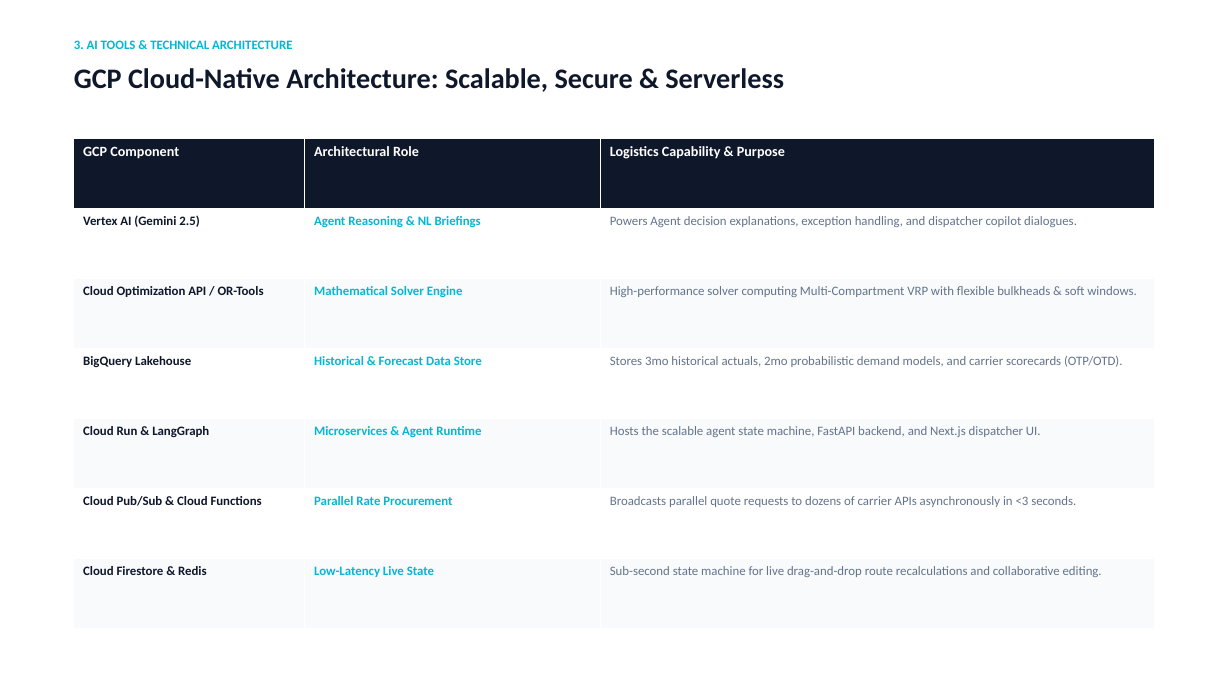
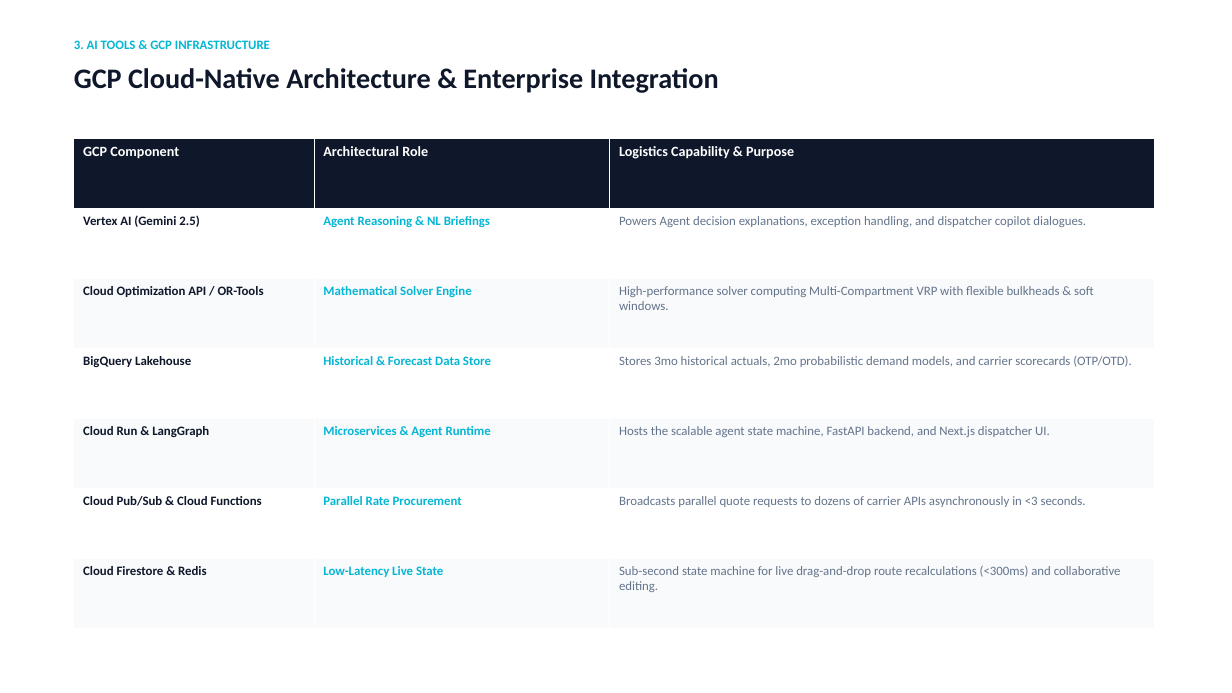
Before and after one commit to goyalpushkar/agentic-route-optimization, a slide deck: slide 6 of Wholesale_Grocery_Route_Optimization_Executive_Deck.pptx (slide 8 before the commit). Drawn at 1232x693 pixels with LibreOffice and Linux fonts; fonts in the diff are those of the drawing. Boxes give left, top, right and bottom in pixels: in the first picture for what was removed or moved away, otherwise in the second. Text is boxed around its words. In the diff, an @@ line names an element or a change of style, - is before the commit and + after.

```diff
--- a/Wholesale_Grocery_Route_Optimization_Executive_Deck.pptx
+++ b/Wholesale_Grocery_Route_Optimization_Executive_Deck.pptx
@@ text at box(74, 40, 270, 49): text changed @@
-3. AI TOOLS & TECHNICAL ARCHITECTURE
+3. AI TOOLS & GCP INFRASTRUCTURE
@@ text at box(74, 68, 719, 93): text changed @@
-GCP Cloud-Native Architecture: Scalable, Secure & Serverless
+GCP Cloud-Native Architecture & Enterprise Integration
@@ table at box(74, 139, 1155, 628) @@
-row 7, column 3: Sub-second state machine for live drag-and-drop route recalculations and collaborative editing.
+row 7, column 3: Sub-second state machine for live drag-and-drop route recalculations (<300ms) and collaborative editing.
```
Also in this commit, not shown: 3 other slides changed, 4 slides added, 7 slides removed, 22 other files.
